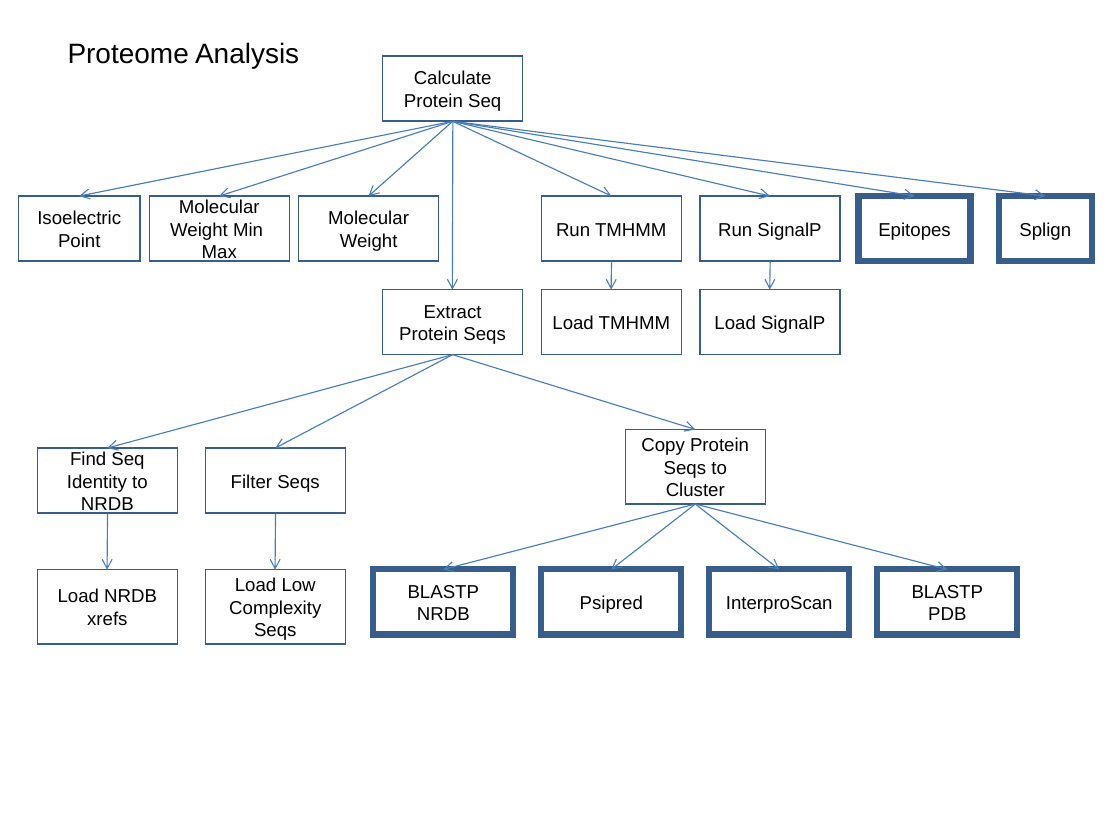
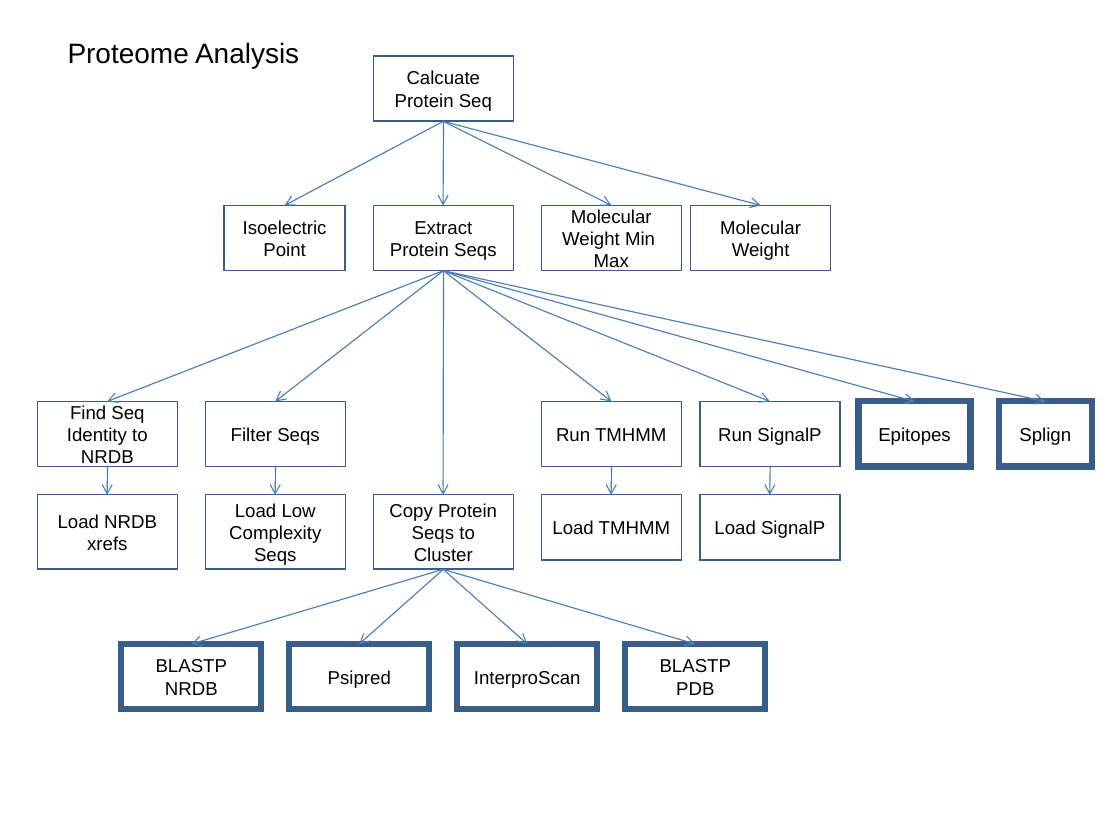
Before and after one commit to VEuPathDB/ApiCommonData, a slide deck: slide 5 of Load/doc/workflow/AnalysisWorkflow.ppt (slide 6 before the commit). Drawn at 1120x840 pixels with LibreOffice and Linux fonts; fonts in the diff are those of the drawing. Boxes give left, top, right and bottom in pixels: in the first picture for what was removed or moved away, otherwise in the second. Text is boxed around its words. In the diff, an @@ line names an element or a change of style, - is before the commit and + after.

```diff
--- a/Load/doc/workflow/AnalysisWorkflow.ppt
+++ b/Load/doc/workflow/AnalysisWorkflow.ppt
@@ rectangle "Calcuate Protein Seq": place and size @@
-rectangle "Calcuate Protein Seq" at bbox=[383, 56, 523, 121]
+rectangle "Calcuate Protein Seq" at bbox=[373, 56, 513, 121]
@@ text in rectangle at bbox=[395, 70, 492, 111]: text changed @@
-Calculate Protein Seq
+Calcuate Protein Seq
@@ arrow removed from (452, 121) to (80, 196) @@
@@ arrow moved from (452, 121) - (220, 196) to (444, 121) - (284, 205) @@
@@ arrow moved from (452, 121) - (769, 196) to (444, 121) - (760, 205) @@
@@ arrow moved from (452, 121) - (612, 196) to (444, 121) - (612, 205) @@
@@ arrow moved from (452, 121) - (368, 196) to (444, 121) - (444, 206) @@
@@ rectangle "Isoelectric Point": place and size @@
-rectangle "Isoelectric Point" at bbox=[19, 196, 140, 261]
+rectangle "Isoelectric Point" at bbox=[224, 205, 345, 270]
@@ rectangle "Extract Protein Seqs": place and size @@
-rectangle "Extract Protein Seqs" at bbox=[383, 289, 523, 354]
+rectangle "Extract Protein Seqs" at bbox=[373, 205, 513, 270]
@@ rectangle "Molecular Weight Min Max": place and size @@
-rectangle "Molecular Weight Min Max" at bbox=[149, 196, 289, 261]
+rectangle "Molecular Weight Min Max" at bbox=[541, 205, 681, 270]
@@ rectangle "Molecular Weight": place and size @@
-rectangle "Molecular Weight" at bbox=[299, 196, 439, 261]
+rectangle "Molecular Weight" at bbox=[691, 205, 831, 270]
@@ arrow moved from (452, 355) - (108, 448) to (444, 271) - (108, 401) @@
@@ arrow moved from (452, 355) - (276, 448) to (444, 271) - (276, 401) @@
@@ arrow moved from (452, 355) - (696, 429) to (444, 271) - (769, 401) @@
@@ arrow moved from (452, 121) - (1045, 196) to (444, 271) - (1045, 401) @@
@@ arrow moved from (452, 121) - (915, 196) to (444, 271) - (915, 401) @@
@@ arrow moved from (452, 122) - (452, 290) to (444, 271) - (444, 495) @@
@@ arrow added from (444, 271) to (612, 401), #4A7EBB 0.74 pt @@
@@ rectangle "Find Seq Identity to NRDB": place and size @@
-rectangle "Find Seq Identity to NRDB" at bbox=[37, 448, 177, 513]
+rectangle "Find Seq Identity to NRDB" at bbox=[37, 401, 177, 466]
@@ rectangle "Filter Seqs": place and size @@
-rectangle "Filter Seqs" at bbox=[205, 448, 345, 513]
+rectangle "Filter Seqs" at bbox=[205, 401, 345, 466]
@@ arrow moved from (108, 514) - (108, 570) to (108, 467) - (108, 495) @@
@@ arrow moved from (276, 514) - (276, 570) to (276, 467) - (276, 495) @@
@@ 6 rectangles, 2 arrows: place and size @@
-6 rectangles, 2 arrows at bbox=[541, 196, 1092, 354]
+6 rectangles, 2 arrows at bbox=[541, 401, 1092, 560]
@@ rectangle "Load NRDB xrefs": place and size @@
-rectangle "Load NRDB xrefs" at bbox=[37, 569, 177, 644]
+rectangle "Load NRDB xrefs" at bbox=[37, 495, 177, 570]
@@ rectangle "Load Low Complexity Seqs": place and size @@
-rectangle "Load Low Complexity Seqs" at bbox=[205, 569, 345, 644]
+rectangle "Load Low Complexity Seqs" at bbox=[205, 495, 345, 570]
@@ rectangle "Copy Protein Seqs to Cluster": place and size @@
-rectangle "Copy Protein Seqs to Cluster" at bbox=[625, 429, 765, 504]
+rectangle "Copy Protein Seqs to Cluster" at bbox=[373, 495, 513, 570]
@@ arrow moved from (696, 504) - (948, 569) to (444, 569) - (192, 644) @@
@@ arrow moved from (696, 504) - (780, 569) to (444, 569) - (360, 644) @@
@@ arrow moved from (696, 504) - (444, 569) to (444, 569) - (696, 644) @@
@@ arrow moved from (696, 504) - (612, 569) to (444, 569) - (528, 644) @@
@@ 4 rectangles: place and size @@
-4 rectangles at bbox=[373, 569, 1017, 634]
+4 rectangles at bbox=[121, 644, 765, 709]
```
Also in this commit, not shown: 6 other slides changed, 1 slide removed.
